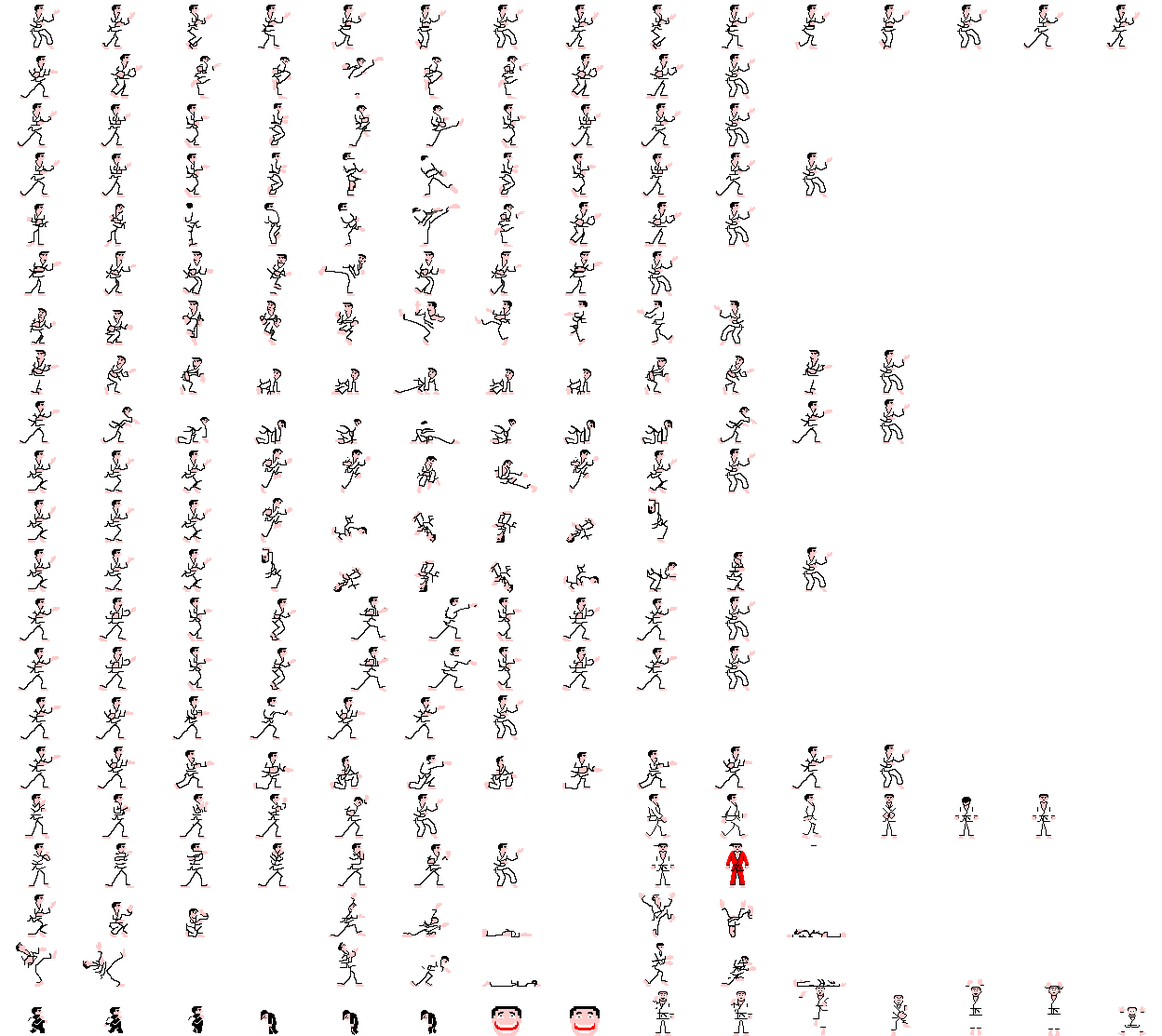
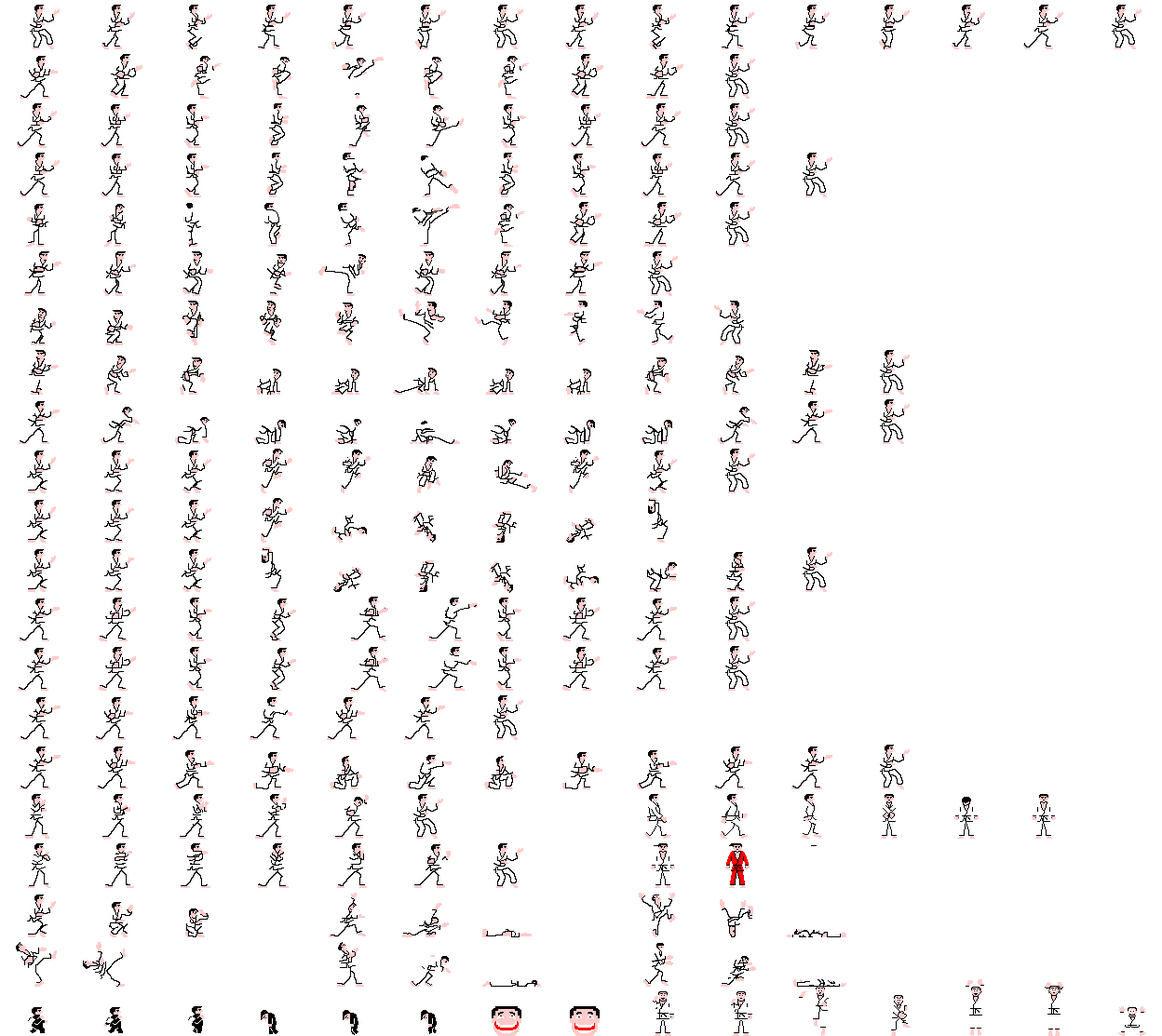
Layered file, before and after one edit (1162x1036). Changes by layer:
painted on "new copy" over [951, 9, 1142, 50]
